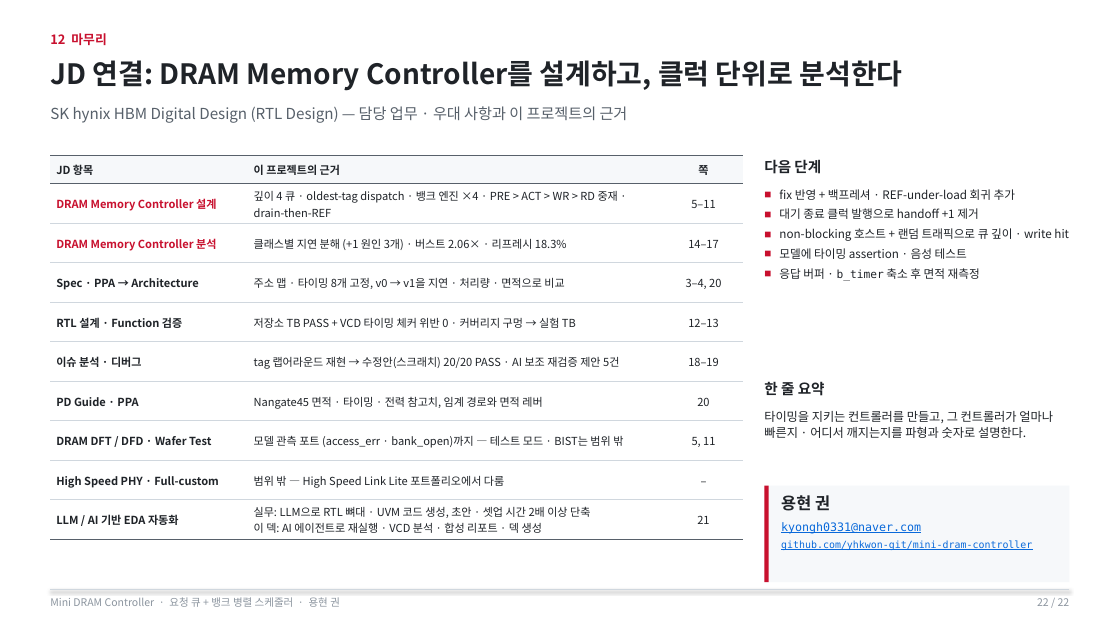
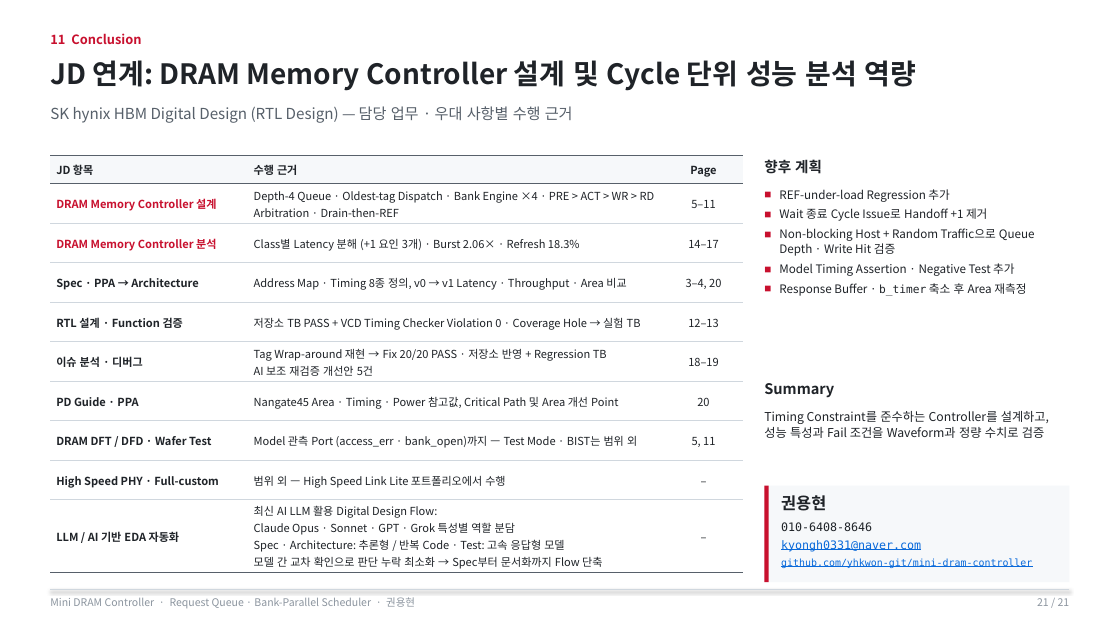
Before and after one commit to yhkwon-git/mini-dram-controller, a slide deck: slide 21 of portfolio-deck/MiniDramController_Portfolio.pptx (slide 22 before the commit). Drawn at 1120x630 pixels with LibreOffice and Linux fonts; fonts in the diff are those of the drawing. Boxes give left, top, right and bottom in pixels: in the first picture for what was removed or moved away, otherwise in the second. Text is boxed around its words. In the diff, an @@ line names an element or a change of style, - is before the commit and + after.

```diff
--- a/portfolio-deck/MiniDramController_Portfolio.pptx
+++ b/portfolio-deck/MiniDramController_Portfolio.pptx
@@ text at (50,33,141,44): text changed @@
-12 마무리
+11 Conclusion
@@ text at (50,60,917,91): text changed @@
-JD 연결: DRAM Memory Controller를 설계하고, 클럭 단위로 분석한다
+JD 연계: DRAM Memory Controller 설계 및 Cycle 단위 성능 분석 역량
@@ text at (50,106,573,123): text changed @@
-SK hynix HBM Digital Design (RTL Design) — 담당 업무 · 우대 사항과 이 프로젝트의 근거
+SK hynix HBM Digital Design (RTL Design) — 담당 업무 · 우대 사항별 수행 근거
@@ table at (50,155,744,573) @@
-row 1, column 2: 이 프로젝트의 근거
+row 1, column 2: 수행 근거
-row 1, column 3: 쪽
+row 1, column 3: Page
-row 2, column 2: 깊이 4 큐 · oldest-tag dispatch · 뱅크 엔진 ×4 · PRE > ACT > WR > RD 중재 · drain-then-REF
+row 2, column 2: Depth-4 Queue · Oldest-tag Dispatch · Bank Engine ×4 · PRE > ACT > WR > RD Arbitration · Drain-then-REF
-row 3, column 2: 클래스별 지연 분해 (+1 원인 3개) · 버스트 2.06× · 리프레시 18.3%
+row 3, column 2: Class별 Latency 분해 (+1 요인 3개) · Burst 2.06× · Refresh 18.3%
-row 4, column 2: 주소 맵 · 타이밍 8개 고정, v0 → v1을 지연 · 처리량 · 면적으로 비교
+row 4, column 2: Address Map · Timing 8종 정의, v0 → v1 Latency · Throughput · Area 비교
-row 5, column 2: 저장소 TB PASS + VCD 타이밍 체커 위반 0 · 커버리지 구멍 → 실험 TB
+row 5, column 2: 저장소 TB PASS + VCD Timing Checker Violation 0 · Coverage Hole → 실험 TB
-row 6, column 2: tag 랩어라운드 재현 → 수정안(스크래치) 20/20 PASS · AI 보조 재검증 제안 5건
+row 6, column 2: Tag Wrap-around 재현 → Fix 20/20 PASS · 저장소 반영 + Regression TB AI 보조 재검증 개선안 5건
-row 7, column 2: Nangate45 면적 · 타이밍 · 전력 참고치, 임계 경로와 면적 레버
+row 7, column 2: Nangate45 Area · Timing · Power 참고값, Critical Path 및 Area 개선 Point
-row 8, column 2: 모델 관측 포트 (access_err · bank_open)까지 — 테스트 모드 · BIST는 범위 밖
+row 8, column 2: Model 관측 Port (access_err · bank_open)까지 — Test Mode · BIST는 범위 외
-row 9, column 2: 범위 밖 — High Speed Link Lite 포트폴리오에서 다룸
+row 9, column 2: 범위 외 — High Speed Link Lite 포트폴리오에서 수행
-row 10, column 2: 실무: LLM으로 RTL 뼈대 · UVM 코드 생성, 초안 · 셋업 시간 2배 이상 단축 이 덱: AI 에이전트로 재실행 · VCD 분석 · 합성 리포트 · 덱 생성
+row 10, column 2: 최신 AI LLM 활용 Digital Design Flow: Claude Opus · Sonnet · GPT · Grok 특성별 역할 분담 Spec · Architecture: 추론형 / 반복 Code · Test: 고속 응답형 모델 모델 간 교차 확인으로 판단 누락 최소화 → Spec부터 문서화까지 Flow 단축
-row 10, column 3: 21
+row 10, column 3: –
@@ text at (764,159,822,174): text changed @@
-다음 단계
+향후 계획
@@ text at (779,208,1035,296): text changed @@
-■ fix 반영 + 백프레셔 · REF-under-load 회귀 추가
-■ 대기 종료 클럭 발행으로 handoff +1 제거
-■ non-blocking 호스트 + 랜덤 트래픽으로 큐 깊이 · write hit
-■ 모델에 타이밍 assertion · 음성 테스트
-■ 응답 버퍼 · b_timer 축소 후 면적 재측정
+■ REF-under-load Regression 추가
+■ Wait 종료 Cycle Issue로 Handoff +1 제거
+■ Non-blocking Host + Random Traffic으로 Queue Depth · Write Hit 검증
+■ Model Timing Assertion · Negative Test 추가
+■ Response Buffer · b_timer 축소 후 Area 재측정
@@ text at (764,383,834,398): text changed @@
-한 줄 요약
+Summary
@@ text at (764,411,1049,438): text changed @@
-타이밍을 지키는 컨트롤러를 만들고, 그 컨트롤러가 얼마나 빠른지 · 어디서 깨지는지를 파형과 숫자로 설명한다.
+Timing Constraint를 준수하는 Controller를 설계하고, 성능 특성과 Fail 조건을 Waveform과 정량 수치로 검증
@@ text at (781,495,872,531): text changed; size 14 to 10 pt; font Noto Sans CJK KR to DejaVu Sans Mono; bold off @@
-용현 권
+권용현
+010-6408-8646
@@ text at (781,540,921,552): less space between paragraphs @@
@@ text at (50,597,415,608): text changed @@
-Mini DRAM Controller · 요청 큐 + 뱅크 병렬 스케줄러 · 용현 권
+Mini DRAM Controller · Request Queue · Bank-Parallel Scheduler · 권용현
@@ text at (1037,598,1070,606): text changed @@
-22 / 22
+21 / 21
```
Also in this commit, not shown: 20 other slides changed, 1 slide removed, 1 other file.
